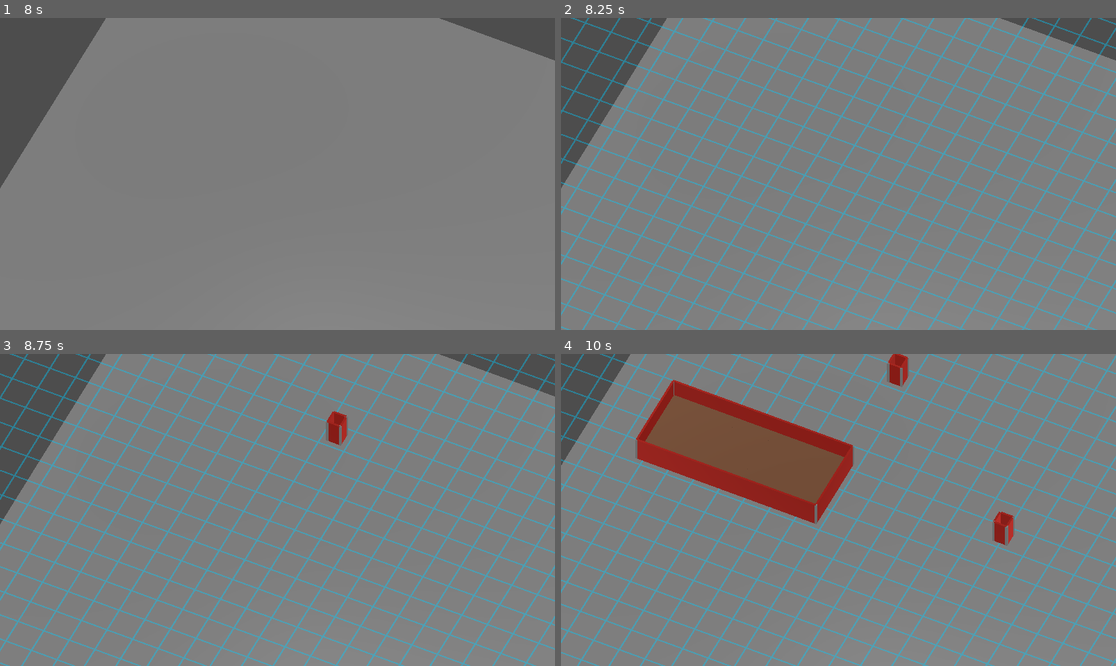
Above: before the commit, frames 1-4 (two rows, left to right).
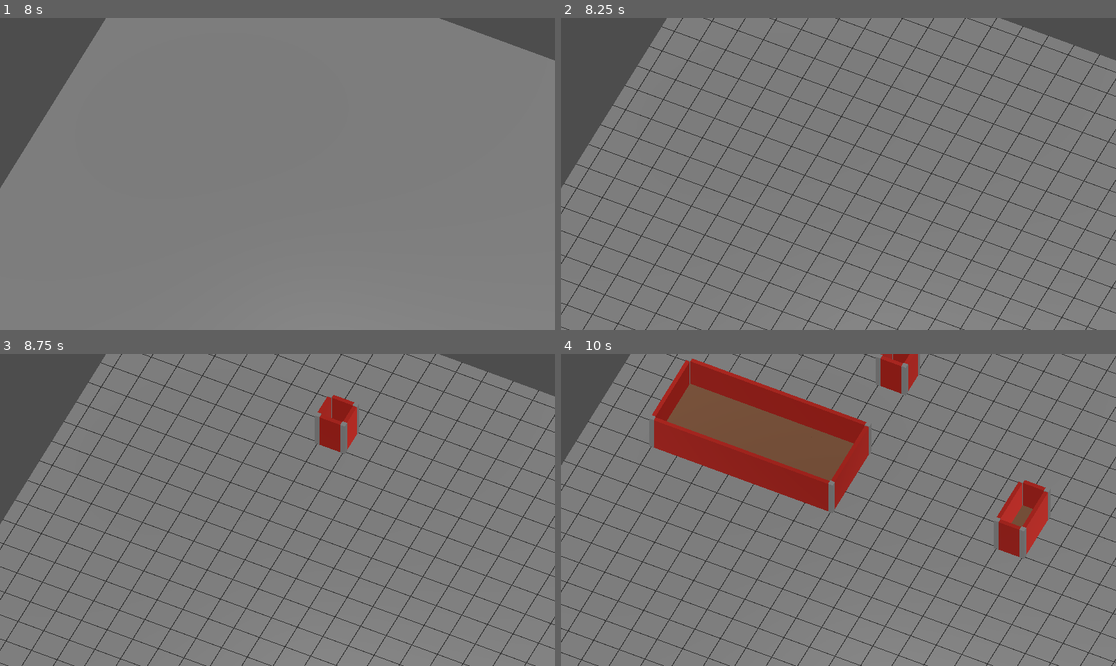
Above: after the commit, the same moments.

Repository: Jackrabbitor/adventure-guild-game
Game: Godot game, scene res://Scenes/main.tscn
Same seed, same stepped clock (60 frames per second), same inputs: the game is played once before the commit and once after it.
Inputs (mouse positions are in pixels of both pictures, inside the frame that each line leads up to):
- Up to frame 1 (8 s): tap Enter at 0.5, 2, 3.5 s; move the mouse to (399, 158) at 0.52 s; click (399, 158) at 0.6 s; tap Space at 1.25, 2.75, 4.25 s; drag from (166, 189) to (249, 236) at 1.27 s; move the mouse to (333, 105) at 2.02 s; hold W (camera_forward) 2.03-2.75 s; click (333, 105) at 2.3 s; drag from (249, 236) to (111, 127) at 2.77 s; move the mouse to (444, 220) at 3.52 s; hold D (camera_right) 3.53-4.25 s; click (444, 220) at 3.8 s; drag from (111, 127) to (194, 96) at 4.27 s; move the mouse to (305, 174) at 5.02 s; hold E (camera_rotate_right) 5.03-5.75 s; click (305, 174) at 5.3 s; drag from (194, 96) to (166, 189) at 5.77 s; move the mouse to (399, 158) at 6.52 s; tap Mouse wheel down (camera_zoom_out) at 6.6 s; click (399, 158) at 6.8 s; drag from (166, 189) to (249, 236) at 7.27 s
- Up to frame 2 (8.25 s): move the mouse to (894, 105) at 8.02 s; tap B (toggle_build_mode) at 8.1 s
- Up to frame 3 (8.75 s): click (333, 441) at 8.3 s
- Up to frame 4 (10 s): drag from (810, 572) to (672, 463) at 8.77 s; move the mouse to (1005, 556) at 9.52 s; hold S (camera_backward) from 9.53 s (still down); click (1005, 556) at 9.8 s

Frame 1 is identical in both runs. In frame 2, 12% of the frame differs, in the area x 0-100%, y 0-100%; in frame 3, 12%; in frame 4, 22%.

Commit message:
New Grid System
New Amamzing Grid System walls in preview are broko tho

Diff:
--- a/Scenes/CornerPost.tscn
+++ b/Scenes/CornerPost.tscn
@@ -1,9 +1,10 @@
 [gd_scene format=3 uid="uid://ba81tsnggh015"]
 
 [sub_resource type="BoxMesh" id="BoxMesh_5enrx"]
+size = Vector3(0.36, 4.1, 0.36)
 
 [node name="CornerPost" type="Node3D" unique_id=359202787]
 
 [node name="MeshInstance3D" type="MeshInstance3D" parent="." unique_id=558497783]
-transform = Transform3D(0.18, 0, 0, 0, 2, 0, 0, 0, 0.18, 0, 1, 0)
+transform = Transform3D(1, 0, 0, 0, 1, 0, 0, 0, 1, 0, 1, 0)
 mesh = SubResource("BoxMesh_5enrx")
--- a/Scenes/Preview Materials/PreviewCorner.tscn
+++ b/Scenes/Preview Materials/PreviewCorner.tscn
@@ -3,10 +3,11 @@
 [ext_resource type="Material" uid="uid://el0r41psfbu2" path="res://materials/preview_hologram_material.tres" id="1_pliws"]
 
 [sub_resource type="BoxMesh" id="BoxMesh_fva7l"]
+size = Vector3(0.36, 4.1, 0.36)
 
 [node name="PreviewCorner" type="Node3D" unique_id=1186108445]
 
 [node name="MeshInstance3D" type="MeshInstance3D" parent="." unique_id=959556624]
-transform = Transform3D(0.18, 0, 0, 0, 2, 0, 0, 0, 0.18, 0, 1, 0)
+transform = Transform3D(1, 0, 0, 0, 1, 0, 0, 0, 1, 0, 1, 0)
 mesh = SubResource("BoxMesh_fva7l")
 surface_material_override/0 = ExtResource("1_pliws")
--- a/Scenes/Preview Materials/PreviewFloor.tscn
+++ b/Scenes/Preview Materials/PreviewFloor.tscn
@@ -3,10 +3,11 @@
 [ext_resource type="Material" uid="uid://el0r41psfbu2" path="res://materials/preview_hologram_material.tres" id="1_14r5k"]
 
 [sub_resource type="BoxMesh" id="BoxMesh_lcwff"]
+size = Vector3(2, 0.1, 2)
 
 [node name="PreviewFloor" type="Node3D" unique_id=1602035337]
 
 [node name="MeshInstance3D" type="MeshInstance3D" parent="." unique_id=1140137652]
-transform = Transform3D(1, 0, 0, 0, 0.1, 0, 0, 0, 1, 0, 0.6, 0)
+transform = Transform3D(1, 0, 0, 0, 1, 0, 0, 0, 1, 0, 0.6, 0)
 mesh = SubResource("BoxMesh_lcwff")
 surface_material_override/0 = ExtResource("1_14r5k")
--- a/Scenes/Preview Materials/PreviewWall.tscn
+++ b/Scenes/Preview Materials/PreviewWall.tscn
@@ -3,10 +3,11 @@
 [ext_resource type="Material" uid="uid://el0r41psfbu2" path="res://materials/preview_hologram_material.tres" id="1_1nttx"]
 
 [sub_resource type="BoxMesh" id="BoxMesh_rurpg"]
+size = Vector3(2, 4, 2)
 
 [node name="PreviewWall" type="Node3D" unique_id=841257056]
 
 [node name="MeshInstance3D" type="MeshInstance3D" parent="." unique_id=608231132]
-transform = Transform3D(0.15, 0, 0, 0, 2, 0, 0, 0, 1, 0, 1, 0)
+transform = Transform3D(1, 0, 0, 0, 1, 0, 0, 0, 1, 0, 1, 0)
 mesh = SubResource("BoxMesh_rurpg")
 surface_material_override/0 = ExtResource("1_1nttx")
--- a/Scenes/floor_tile.tscn
+++ b/Scenes/floor_tile.tscn
@@ -3,7 +3,7 @@
 [ext_resource type="Material" uid="uid://b10cmsquee06n" path="res://materials/floor_material.tres" id="1_3hdqk"]
 
 [sub_resource type="BoxMesh" id="BoxMesh_xo40o"]
-size = Vector3(1, 0.1, 1)
+size = Vector3(2, 0.1, 2)
 
 [node name="FloorTile" type="Node3D" unique_id=1277832964]
 
--- a/Scenes/main.tscn
+++ b/Scenes/main.tscn
@@ -20,13 +20,14 @@
 size = Vector3(50, 0.1, 50)
 
 [sub_resource type="PlaneMesh" id="PlaneMesh_fdnlq"]
-size = Vector2(100, 100)
+size = Vector2(50, 50)
 
 [sub_resource type="ShaderMaterial" id="ShaderMaterial_jkdf5"]
 render_priority = 0
 shader = ExtResource("12_6iyac")
-shader_parameter/grid_size = 50.0
-shader_parameter/line_thickness = 0.03
+shader_parameter/cell_size = 1.0
+shader_parameter/line_width_world = 0.03
+shader_parameter/grid_color = Vector4(0, 0, 0, 0.6)
 
 [node name="Main" type="Node3D" unique_id=2021037424]
 
@@ -42,11 +43,12 @@
 transform = Transform3D(1, 0, 0, 0, 1, 0, 0, 0, 1, 0, -0.05, 0)
 shape = SubResource("BoxShape3D_jjgbg")
 
-[node name="GridManager" type="Node" parent="." unique_id=552137863]
+[node name="GridManager" type="Node" parent="." unique_id=552137863 node_paths=PackedStringArray("build_grid_plane")]
 script = ExtResource("1_jjgbg")
 floor_scene = ExtResource("2_8gbba")
 wall_scene = ExtResource("3_kry3j")
 corner_scene = ExtResource("4_21xkr")
+build_grid_plane = NodePath("../BuildGridVisual/GridPlane")
 
 [node name="RoomBuildTool" type="Node" parent="." unique_id=378922187 node_paths=PackedStringArray("camera", "grid_manager", "build_ground", "build_preview_manager", "build_mode_manager")]
 script = ExtResource("4_jjvhh")
--- a/Scenes/wall_segment.tscn
+++ b/Scenes/wall_segment.tscn
@@ -3,7 +3,7 @@
 [ext_resource type="Material" uid="uid://crrbvxintyby6" path="res://materials/wall_material.tres" id="1_07dip"]
 
 [sub_resource type="BoxMesh" id="BoxMesh_1ucv4"]
-size = Vector3(1, 2, 1)
+size = Vector3(2, 4, 2)
 
 [node name="WallTile" type="Node3D" unique_id=603061798]
 
--- a/materials/build_grid.gdshader
+++ b/materials/build_grid.gdshader
@@ -1,29 +1,31 @@
 shader_type spatial;
-render_mode unshaded, blend_mix;
-uniform float grid_size = 50.0;
-uniform float line_thickness = 0.03;
+render_mode unshaded, blend_mix, cull_disabled;
 
+uniform float cell_size = 1.0;
+uniform float line_width_world = 0.03;
+uniform vec4 grid_color = vec4(0.0, 0.0, 0, 0.6);
+
+varying vec3 world_position;
 
 void vertex() {
-	// Called for every vertex the material is visible on.
+	world_position = (MODEL_MATRIX * vec4(VERTEX, 1.0)).xyz;
 }
 
+void fragment() {
+	float line_width = clamp(line_width_world / cell_size, 0.0001, 0.49);
 
-void fragment() {
-	// Called for every pixel the material is visible on.
-	vec2 grid_position = UV * grid_size;
+	vec2 grid_position = world_position.xz / cell_size;
 	vec2 grid_fraction = fract(grid_position);
 
-	bool is_x_line = grid_fraction.x < line_thickness || grid_fraction.x > 1.0 - line_thickness;
-	bool is_y_line = grid_fraction.y < line_thickness || grid_fraction.y > 1.0 - line_thickness;
+	bool is_x_line = grid_fraction.x < line_width || grid_fraction.x > 1.0 - line_width;
+	bool is_z_line = grid_fraction.y < line_width || grid_fraction.y > 1.0 - line_width;
 
-	if (is_x_line || is_y_line) {
-	ALBEDO = vec3(0.0, 0.8, 1.0);
-	ALPHA = 0.4;
+	if (is_x_line || is_z_line) {
+		ALBEDO = grid_color.rgb;
+		ALPHA = grid_color.a;
 	} else {
 		ALPHA = 0.0;
 	}
-
 }
 
 
--- a/project.godot
+++ b/project.godot
@@ -14,6 +14,11 @@
 run/main_scene="uid://c4ftsi4f7cmcl"
 config/features=PackedStringArray("4.6", "Forward Plus")
 config/icon="res://icon.svg"
+
+[display]
+
+window/size/viewport_width=1920
+window/size/viewport_height=1080
 
 [input]
 
--- a/scripts/build_mode_manager.gd
+++ b/scripts/build_mode_manager.gd
@@ -5,7 +5,7 @@
 
 var build_mode_enabled: bool = false
 
-func _process(delta: float) -> void:
+func _process(_delta: float) -> void:
 	if Input.is_action_just_pressed("toggle_build_mode"):
 		build_mode_enabled = not build_mode_enabled
 		if build_grid_visual != null:
--- a/scripts/build_preview_manager.gd
+++ b/scripts/build_preview_manager.gd
@@ -53,55 +53,28 @@
 func show_room_preview(start: Vector2i, end: Vector2i) -> void:
 	if grid_manager == null:
 		return
+
 	clear_preview()
+
 	var min_x: int = mini(start.x, end.x)
 	var max_x: int = maxi(start.x, end.x)
 	var min_z: int = mini(start.y, end.y)
 	var max_z: int = maxi(start.y, end.y)
 
-	# 1. Place floors inside the room.
+	var min_cell := Vector2i(min_x, min_z)
+	var max_cell := Vector2i(max_x, max_z)
+
 	for x in range(min_x, max_x + 1):
 		for z in range(min_z, max_z + 1):
-			var grid_position := Vector2i(x, z)
-			spawn_preview_floor(grid_position)
+			spawn_preview_floor(Vector2i(x, z))
 
-	# 2. Place south and north walls.
 	for x in range(min_x, max_x + 1):
-		var south_cell := Vector2i(x, min_z)
-		var north_cell := Vector2i(x, max_z)
+		spawn_preview_wall(Vector2i(x, min_z), grid_manager.WallDirection.SOUTH)
+		spawn_preview_wall(Vector2i(x, max_z), grid_manager.WallDirection.NORTH)
 
-		spawn_preview_wall(
-			south_cell,
-			grid_manager.WallDirection.SOUTH
-		)
+	for z in range(min_z, max_z + 1):
+		spawn_preview_wall(Vector2i(min_x, z), grid_manager.WallDirection.WEST)
+		spawn_preview_wall(Vector2i(max_x, z), grid_manager.WallDirection.EAST)
 
-		spawn_preview_wall(
-			north_cell,
-			grid_manager.WallDirection.NORTH
-		)
-
-	# 3. Place west and east walls.
-	for z in range(min_z, max_z + 1):
-		var west_cell := Vector2i(min_x, z)
-		var east_cell := Vector2i(max_x, z)
-
-		spawn_preview_wall(
-			west_cell,
-			grid_manager.WallDirection.WEST
-		)
-
-		spawn_preview_wall(
-			east_cell,
-			grid_manager.WallDirection.EAST
-		)
-
-	# 4. Place corner posts.
-	var southwest_corner := Vector2i((min_x * 2) - 1, (min_z * 2) - 1)
-	var southeast_corner := Vector2i((max_x * 2) + 1, (min_z * 2) - 1)
-	var northwest_corner := Vector2i((min_x * 2) - 1, (max_z * 2) + 1)
-	var northeast_corner := Vector2i((max_x * 2) + 1, (max_z * 2) + 1)
-
-	spawn_preview_corner(southwest_corner)
-	spawn_preview_corner(southeast_corner)
-	spawn_preview_corner(northwest_corner)
-	spawn_preview_corner(northeast_corner)
+	for corner_position in grid_manager.get_room_corner_lattice_positions(min_cell, max_cell):
+		spawn_preview_corner(corner_position)
--- a/scripts/grid_manager.gd
+++ b/scripts/grid_manager.gd
@@ -13,9 +13,13 @@
 	WEST
 }
 
+@export_range(0.01, 64.0, 0.01, "or_greater") var cell_size: float = 2.0
+
 @export var floor_scene: PackedScene
 @export var wall_scene: PackedScene
 @export var corner_scene: PackedScene
+
+@export var build_grid_plane: MeshInstance3D
 
 var floor_types: Dictionary = {}
 var floor_nodes: Dictionary = {}
@@ -24,11 +28,47 @@
 var corner_nodes: Dictionary = {}
 
 
+func _ready() -> void:
+	sync_build_grid_shader()
+
+
+func half_cell() -> float:
+	return cell_size * 0.5
+
+
+func cell_center_world(grid_position: Vector2i) -> Vector3:
+	return Vector3(
+		(grid_position.x + 0.5) * cell_size,
+		0.0,
+		(grid_position.y + 0.5) * cell_size
+	)
+
+
 func grid_to_world(grid_position: Vector2i) -> Vector3:
-	return Vector3(grid_position.x, 0, grid_position.y)
+	return cell_center_world(grid_position)
+
+
+func world_to_grid(world_position: Vector3) -> Vector2i:
+	return Vector2i(
+		roundi(world_position.x / cell_size),
+		roundi(world_position.z / cell_size)
+	)
+
+
+func sync_build_grid_shader() -> void:
+	if build_grid_plane == null:
+		return
+
+	var material := build_grid_plane.get_active_material(0)
+
+	if material is ShaderMaterial:
+		material.set_shader_parameter("cell_size", cell_size)
 
 
 func set_floor(grid_position: Vector2i) -> void:
+	if floor_scene == null:
+		return
+
 	if floor_nodes.has(grid_position):
 		floor_nodes[grid_position].queue_free()
 		floor_nodes.erase(grid_position)
@@ -36,7 +76,7 @@
 	floor_types[grid_position] = FloorType.BASIC
 
 	var new_floor: Node3D = floor_scene.instantiate()
-	new_floor.position = grid_to_world(grid_position)
+	new_floor.position = cell_center_world(grid_position)
 
 	add_child(new_floor)
 	floor_nodes[grid_position] = new_floor
@@ -47,6 +87,9 @@
 
 
 func set_wall(grid_position: Vector2i, direction: WallDirection) -> void:
+	if wall_scene == null:
+		return
+
 	var wall_key: String = get_wall_key(grid_position, direction)
 
 	if wall_nodes.has(wall_key):
@@ -62,32 +105,35 @@
 
 
 func get_wall_world_position(grid_position: Vector2i, direction: WallDirection) -> Vector3:
-	var x: float = grid_position.x
-	var z: float = grid_position.y
+	var x_min: float = grid_position.x * cell_size
+	var x_max: float = (grid_position.x + 1) * cell_size
+	var z_min: float = grid_position.y * cell_size
+	var z_max: float = (grid_position.y + 1) * cell_size
 
-	if direction == WallDirection.NORTH:
-		return Vector3(x, 0, z + 0.5)
-	elif direction == WallDirection.SOUTH:
-		return Vector3(x, 0, z - 0.5)
-	elif direction == WallDirection.EAST:
-		return Vector3(x + 0.5, 0, z)
-	elif direction == WallDirection.WEST:
-		return Vector3(x - 0.5, 0, z)
+	var x_center: float = x_min + half_cell()
+	var z_center: float = z_min + half_cell()
 
-	return Vector3(x, 0, z)
+	match direction:
+		WallDirection.NORTH:
+			return Vector3(x_center, 0.0, z_max)
+		WallDirection.SOUTH:
+			return Vector3(x_center, 0.0, z_min)
+		WallDirection.EAST:
+			return Vector3(x_max, 0.0, z_center)
+		WallDirection.WEST:
+			return Vector3(x_min, 0.0, z_center)
+
+	return cell_center_world(grid_position)
 
 
 func get_wall_y_rotation(direction: WallDirection) -> float:
-	if direction == WallDirection.NORTH:
-		return 90.0
-	elif direction == WallDirection.SOUTH:
-		return 90.0
-	elif direction == WallDirection.EAST:
-		return 0.0
-	elif direction == WallDirection.WEST:
-		return 0.0
-
-	return 0.0
+	match direction:
+		WallDirection.NORTH, WallDirection.SOUTH:
+			return 90.0
+		WallDirection.EAST, WallDirection.WEST:
+			return 0.0
+		_:
+			return 0.0
 
 
 func get_corner_key(corner_position: Vector2i) -> String:
@@ -95,6 +141,9 @@
 
 
 func set_corner(corner_position: Vector2i) -> void:
+	if corner_scene == null:
+		return
+
 	var corner_key: String = get_corner_key(corner_position)
 
 	if corner_nodes.has(corner_key):
@@ -109,4 +158,19 @@
 
 
 func get_corner_world_position(corner_position: Vector2i) -> Vector3:
-	return Vector3(corner_position.x * 0.5, 0, corner_position.y * 0.5)
+	return Vector3(
+		corner_position.x * cell_size,
+		0.0,
+		corner_position.y * cell_size
+	)
+
+
+func get_room_corner_lattice_positions(min_cell: Vector2i, max_cell: Vector2i) -> Array[Vector2i]:
+	var corners: Array[Vector2i] = []
+
+	corners.append(Vector2i(min_cell.x, min_cell.y))
+	corners.append(Vector2i(max_cell.x + 1, min_cell.y))
+	corners.append(Vector2i(min_cell.x, max_cell.y + 1))
+	corners.append(Vector2i(max_cell.x + 1, max_cell.y + 1))
+
+	return corners
--- a/scripts/room_build_tool.gd
+++ b/scripts/room_build_tool.gd
@@ -46,6 +46,15 @@
 		is_dragging = false
 
 func get_mouse_grid_position():
+	if camera == null:
+		return null
+
+	if grid_manager == null:
+		return null
+
+	if build_ground == null:
+		return null
+
 	var mouse_position: Vector2 = get_viewport().get_mouse_position()
 
 	var ray_origin: Vector3 = camera.project_ray_origin(mouse_position)
@@ -73,12 +82,7 @@
 
 	var hit_position: Vector3 = result["position"]
 
-	var grid_position := Vector2i(
-		roundi(hit_position.x),
-		roundi(hit_position.z)
-	)
-
-	return grid_position
+	return grid_manager.world_to_grid(hit_position)
 
 
 func build_room(start: Vector2i, end: Vector2i) -> void:
@@ -87,49 +91,20 @@
 	var min_z: int = mini(start.y, end.y)
 	var max_z: int = maxi(start.y, end.y)
 
-	# 1. Place floors inside the room.
+	var min_cell := Vector2i(min_x, min_z)
+	var max_cell := Vector2i(max_x, max_z)
+
 	for x in range(min_x, max_x + 1):
 		for z in range(min_z, max_z + 1):
-			var grid_position := Vector2i(x, z)
-			grid_manager.set_floor(grid_position)
+			grid_manager.set_floor(Vector2i(x, z))
 
-	# 2. Place south and north walls.
 	for x in range(min_x, max_x + 1):
-		var south_cell := Vector2i(x, min_z)
-		var north_cell := Vector2i(x, max_z)
+		grid_manager.set_wall(Vector2i(x, min_z), grid_manager.WallDirection.SOUTH)
+		grid_manager.set_wall(Vector2i(x, max_z), grid_manager.WallDirection.NORTH)
 
-		grid_manager.set_wall(
-			south_cell,
-			grid_manager.WallDirection.SOUTH
-		)
+	for z in range(min_z, max_z + 1):
+		grid_manager.set_wall(Vector2i(min_x, z), grid_manager.WallDirection.WEST)
+		grid_manager.set_wall(Vector2i(max_x, z), grid_manager.WallDirection.EAST)
 
-		grid_manager.set_wall(
-			north_cell,
-			grid_manager.WallDirection.NORTH
-		)
-
-	# 3. Place west and east walls.
-	for z in range(min_z, max_z + 1):
-		var west_cell := Vector2i(min_x, z)
-		var east_cell := Vector2i(max_x, z)
-
-		grid_manager.set_wall(
-			west_cell,
-			grid_manager.WallDirection.WEST
-		)
-
-		grid_manager.set_wall(
-			east_cell,
-			grid_manager.WallDirection.EAST
-		)
-
-	# 4. Place corner posts.
-	var southwest_corner := Vector2i((min_x * 2) - 1, (min_z * 2) - 1)
-	var southeast_corner := Vector2i((max_x * 2) + 1, (min_z * 2) - 1)
-	var northwest_corner := Vector2i((min_x * 2) - 1, (max_z * 2) + 1)
-	var northeast_corner := Vector2i((max_x * 2) + 1, (max_z * 2) + 1)
-
-	grid_manager.set_corner(southwest_corner)
-	grid_manager.set_corner(southeast_corner)
-	grid_manager.set_corner(northwest_corner)
-	grid_manager.set_corner(northeast_corner)
+	for corner_position in grid_manager.get_room_corner_lattice_positions(min_cell, max_cell):
+		grid_manager.set_corner(corner_position)
